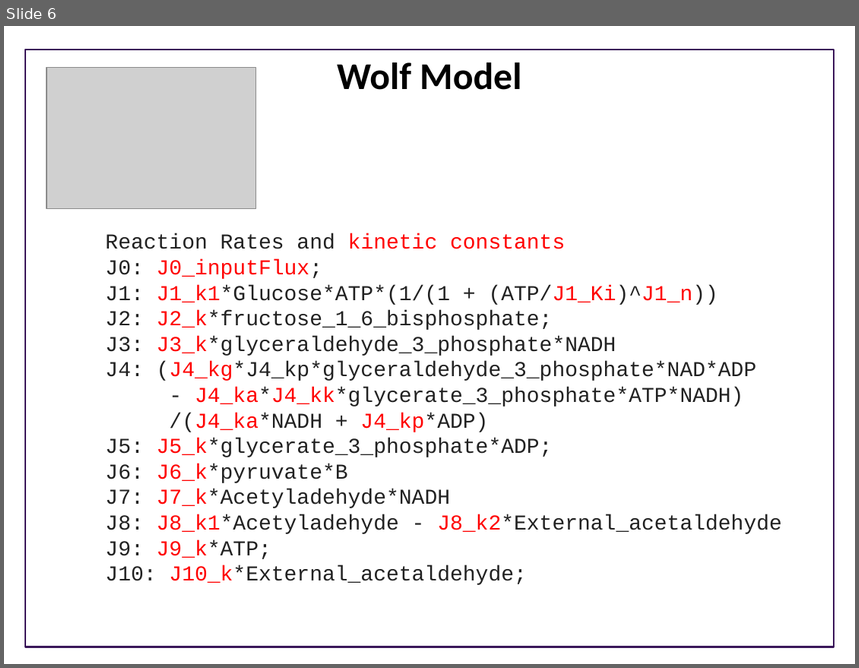
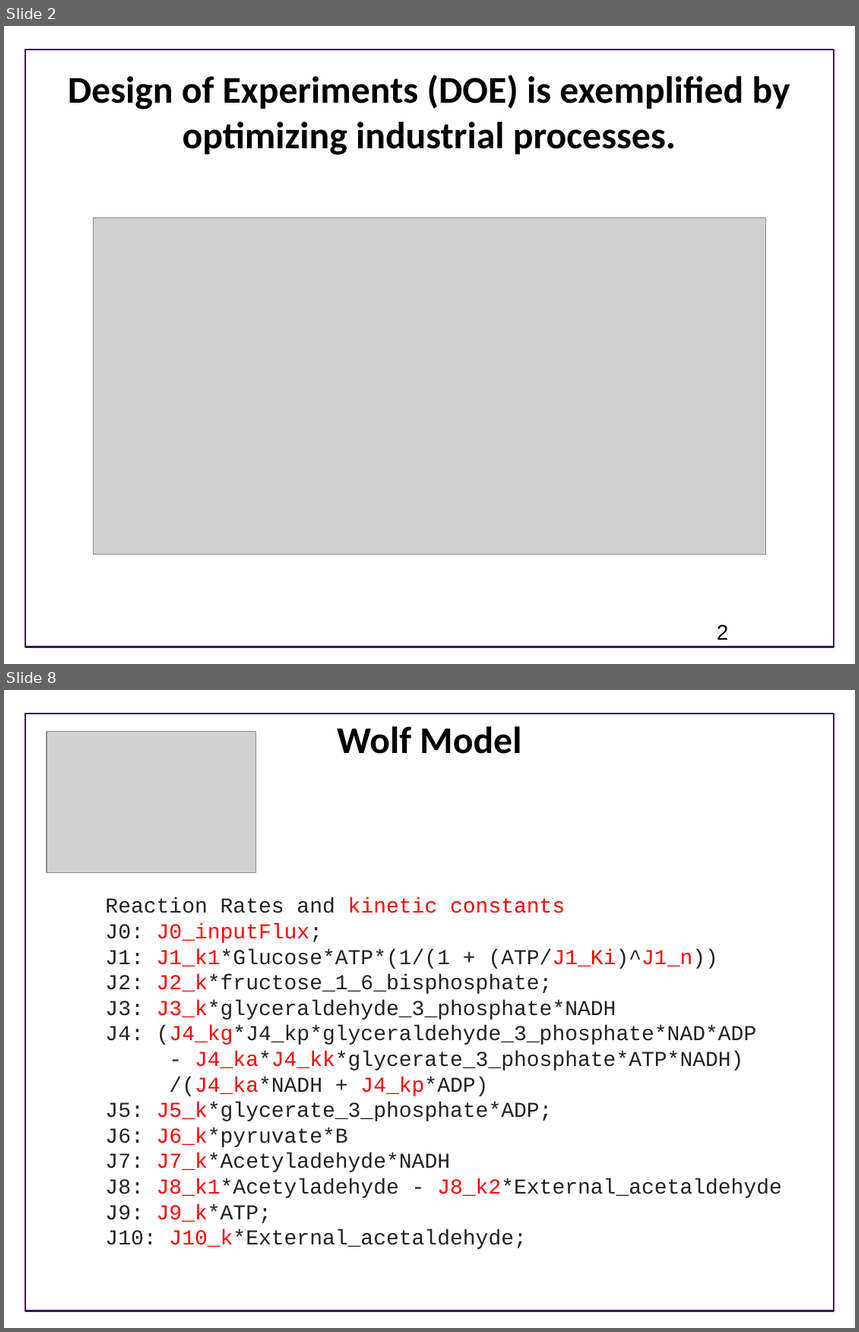
Before and after one commit to ModelEngineering/BIOEN-437, a slide deck: Lectures/Design-Of-Experiments/doe_overview.pptx. Shown one above the other, each under a label of ours: slide 6 before the commit, slides 2 and 8 after it; the slides between them are not shown. The pictures are 859x668 and 859x1332 pixels, drawn with LibreOffice and Linux fonts; fonts in the diff are those of the drawing; grey boxes stand for pictures; background and template pictures are left out. Boxes give left, top, right and bottom in pixels: in the first picture for what was removed or moved away, otherwise in the second. Text is boxed around its words. In the diff, an @@ line names an element or a change of style, - is before the commit and + after.

```diff
--- a/Lectures/Design-Of-Experiments/doe_overview.pptx
+++ b/Lectures/Design-Of-Experiments/doe_overview.pptx
@@ slide 2 added at box(4, 26, 855, 664), background #FFFFFF; not listed: 1 template element that a slide beside it also shows @@
@@ title added at box(68, 75, 791, 155), 32 pt, text #000000, bold @@
+Design of Experiments (DOE) is exemplified by optimizing industrial processes.
@@ picture added at box(94, 218, 767, 553) @@
@@ page number added at box(717, 625, 729, 640), 18 pt, text #000000 @@
+2
@@ what was slide 6 is now slide 8 @@
```
Also in this commit, not shown: 11 slides changed, 2 other slides added, 1 other file.
